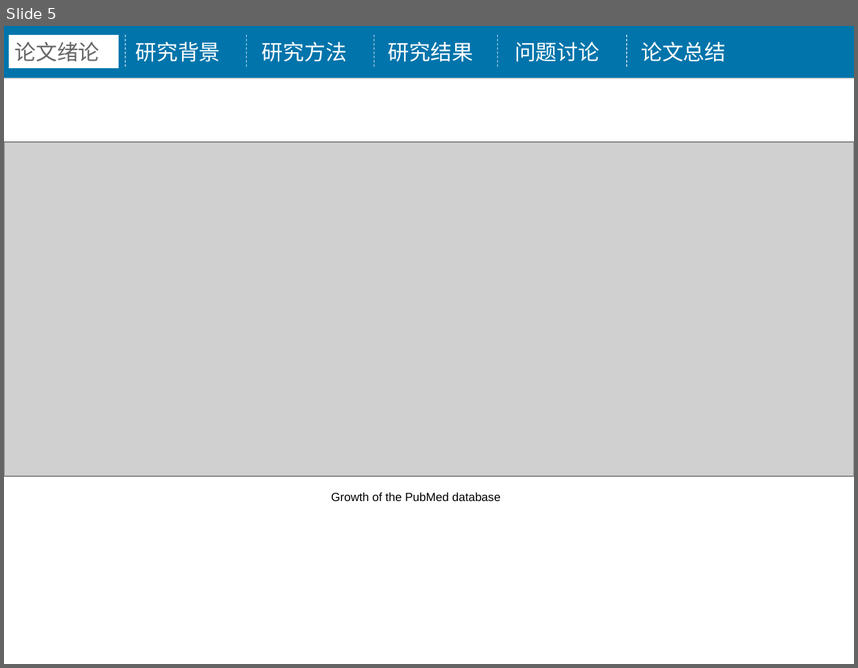
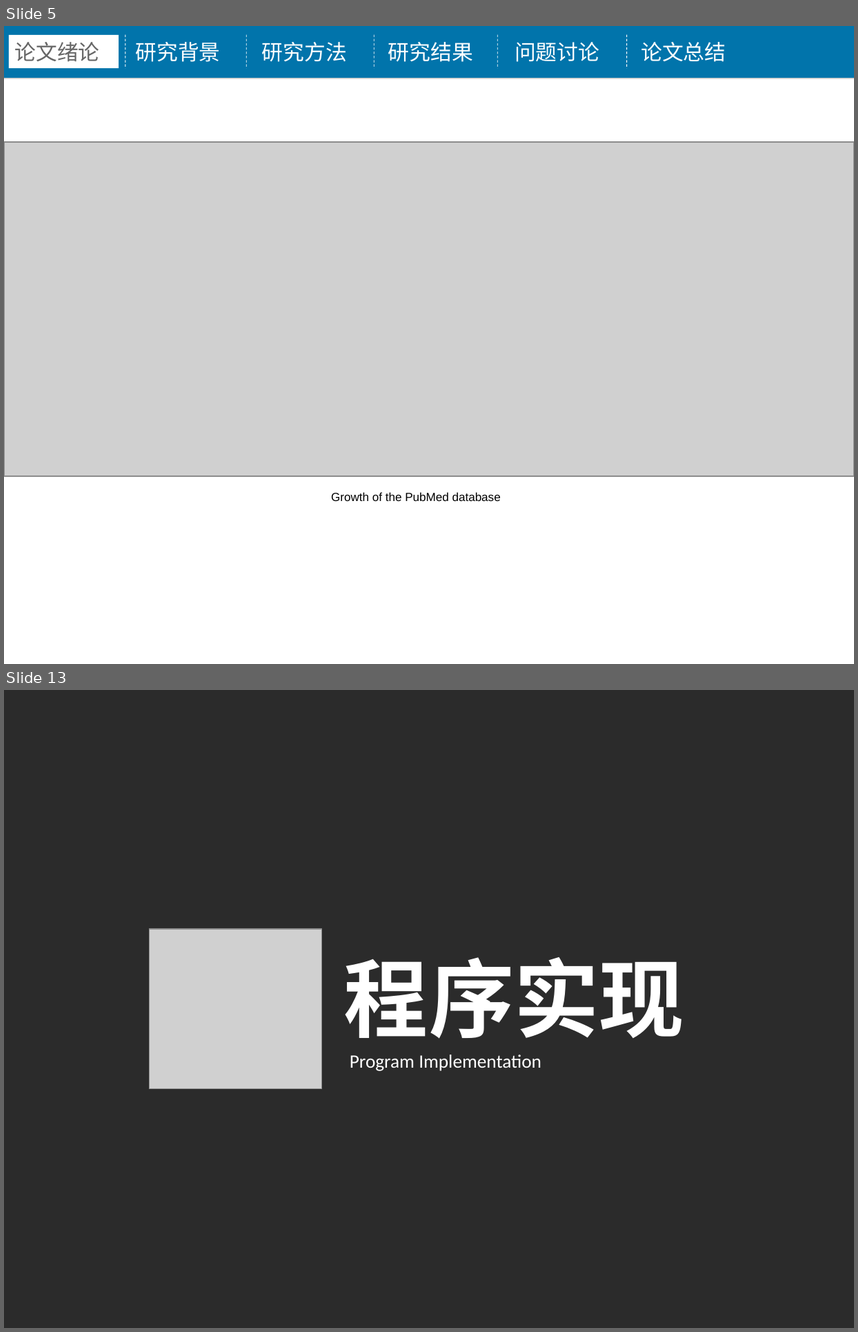
Before and after one commit to tianlanse93/MyGraduationDesign, a slide deck: 毕业论文/ppt4328.ppt. Shown one above the other, each under a label of ours: slide 5 before the commit, slides 5 and 13 after it; the slides between them are not shown. The pictures are 858x668 and 858x1332 pixels, drawn with LibreOffice and Linux fonts; fonts in the diff are those of the drawing; grey boxes stand for pictures; background and template pictures are left out; a plain dark background stands for a picture behind light text. Boxes give left, top, right and bottom in pixels: in the first picture for what was removed or moved away, otherwise in the second. Text is boxed around its words. In the diff, an @@ line names an element or a change of style, - is before the commit and + after.

```diff
--- a/毕业论文/ppt4328.ppt
+++ b/毕业论文/ppt4328.ppt
@@ slide 13 added at [4, 690, 854, 1328], background picture (left out) @@
@@ picture added at [150, 929, 322, 1089] @@
@@ text added at [344, 957, 684, 1038], 72 pt, text #FFFFFF, bold @@
+程序实现
@@ text added at [350, 1054, 542, 1071], 16 pt, text #FFFFFF @@
+Program Implementation
```
Also in this commit, not shown: 9 slides changed, 8 other slides added, 4 slides removed.
